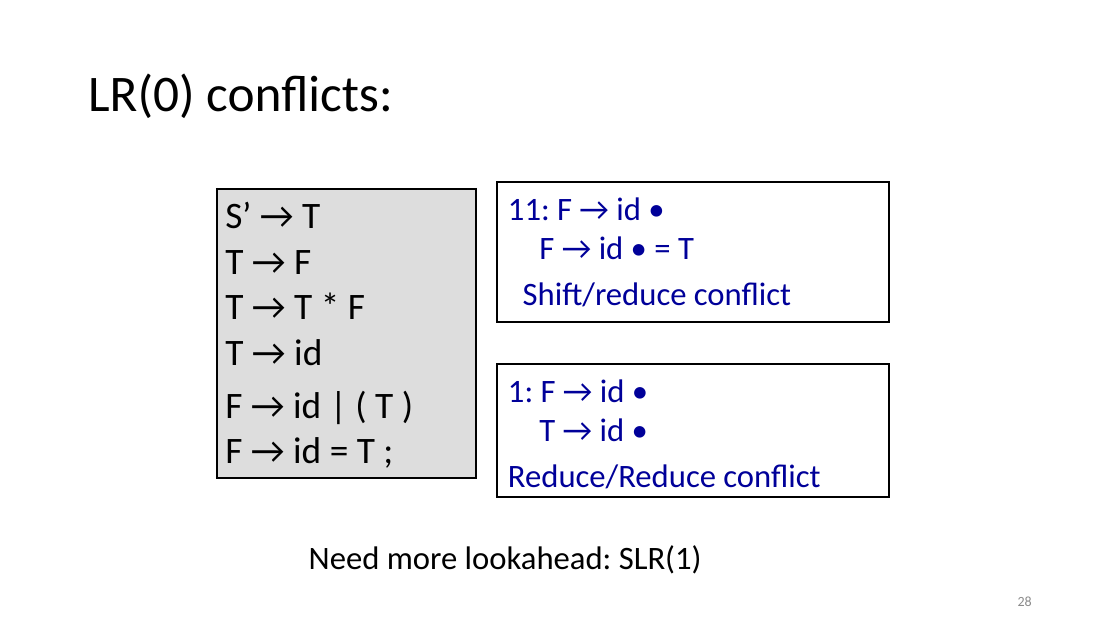
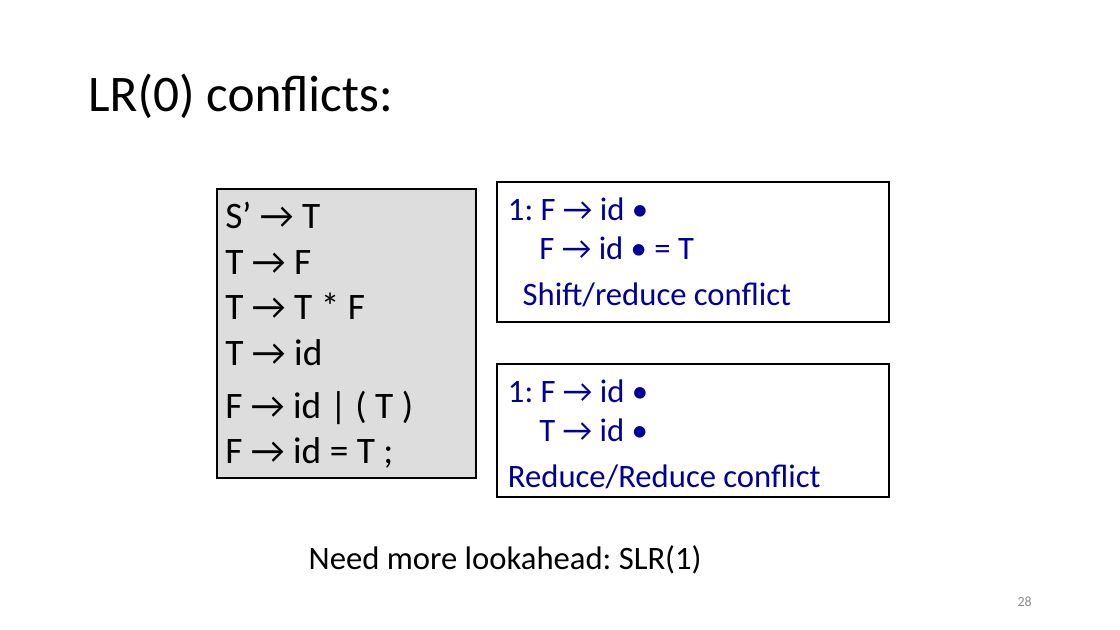
Before and after one commit to anoopsarkar/compilers-class, a slide deck: slide 28 of assets/ppt/parsing/lr2-lr_0-parsing.pptx. Drawn at 1120x630 pixels with LibreOffice and Linux fonts; fonts in the diff are those of the drawing. Boxes give left, top, right and bottom in pixels: in the first picture for what was removed or moved away, otherwise in the second. Text is boxed around its words. In the diff, an @@ line names an element or a change of style, - is before the commit and + after.

```diff
--- a/assets/ppt/parsing/lr2-lr_0-parsing.pptx
+++ b/assets/ppt/parsing/lr2-lr_0-parsing.pptx
@@ text in rectangle at (x1=508, y1=197, x2=694, y2=260): text changed @@
-11: F → id •
-F → id • = T
+1: F → id •
+F → id • = T
```
Also in this commit, not shown: 8 other files.
